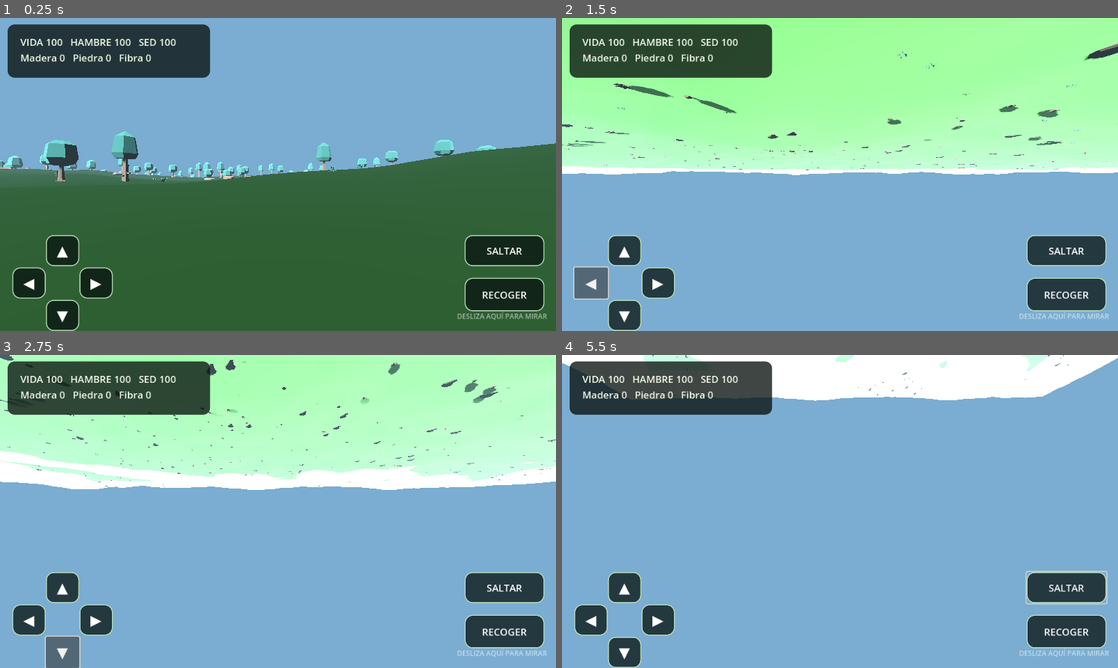
Above: before the commit, frames 1-4 (two rows, left to right).
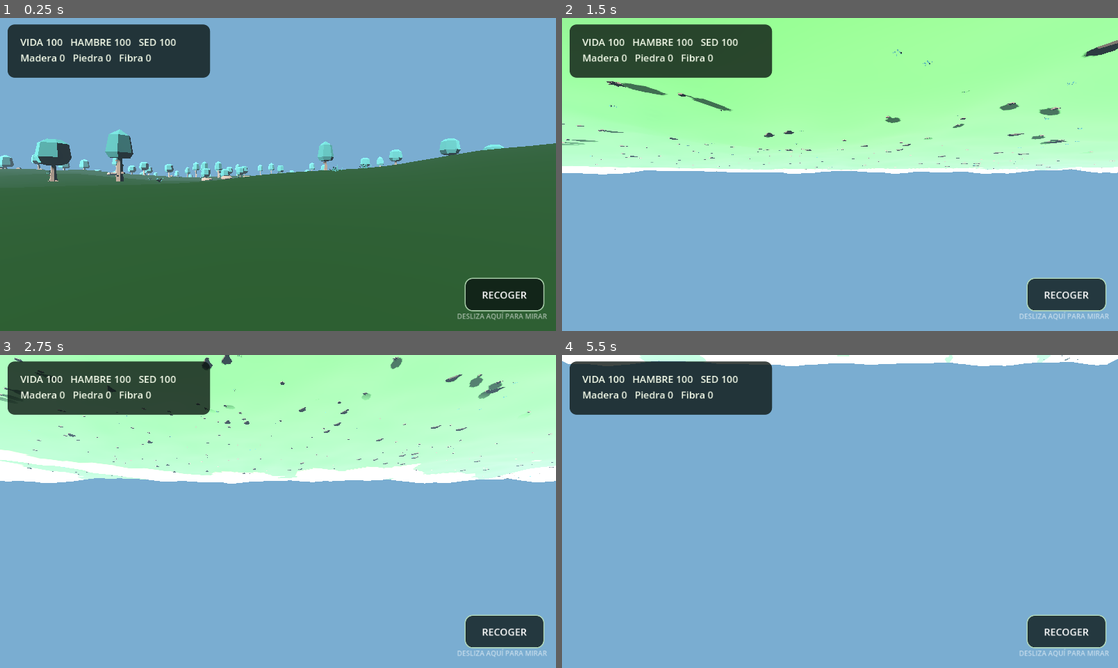
Above: after the commit, the same moments.

Repository: Alejandrokiriatos/rust-mobile-survival.-
Game: Godot game, scene res://scenes/main.tscn
Same seed, same stepped clock (60 frames per second), same inputs: the game is played once before the commit and once after it.
Inputs (mouse positions are in pixels of both pictures, inside the frame that each line leads up to):
- Up to frame 1 (0.25 s): no input
- Up to frame 2 (1.5 s): click (623, 249) at 0.5 s, where only the run before the commit has a clickable "▲"; click (589, 284) at 1.25 s, where only the run before the commit has a clickable "◀"
- Up to frame 3 (2.75 s): click (61, 652) at 2 s, where only the run before the commit has a clickable "▼"
- Up to frame 4 (5.5 s): click (656, 621) at 2.75 s, where only the run before the commit has a clickable "▶"; click (1067, 586) at 3.5 s, where only the run before the commit has a clickable "SALTAR"; move the mouse to (962, 495) at 4.27 s; hold D (move_right) 4.28-5 s; click (962, 495) at 4.42 s; tap Space (jump) at 4.52 s; drag from (728, 527) to (812, 574) at 5.02 s

The runs differ from the first frame. In frame 1, 6.0% of the frame differs, in the area x 0-100%, y 35-100%; in frame 2, 5.5%; in frame 3, 7.6%; in frame 4, 13%, in the area x 0-100%, y 0-100%.
Error after the commit: Invalid access to property or key 'set_mobile_action' on a base object of type 'CharacterBody3D (SurvivalPlayer)'. (res://scripts/world.gd:259)

Commit message:
Improve mobile first-person movement, multi-touch look and sprint

Diff:
--- a/scripts/player.gd
+++ b/scripts/player.gd
@@ -2,11 +2,17 @@
 class_name SurvivalPlayer
 
 @export var walk_speed := 5.2
+@export var sprint_speed := 7.0
 @export var jump_velocity := 4.2
-@export var look_sensitivity := 0.0035
+@export var look_sensitivity := 0.0032
+@export var ground_acceleration := 19.0
+@export var air_acceleration := 5.0
+
 var gravity: float = ProjectSettings.get_setting("physics/3d/default_gravity")
 var look_finger := -1
 var camera: Camera3D
+var joystick: MobileJoystick
+var sprinting := false
 var inventory := {"Madera": 0, "Piedra": 0, "Fibra": 0}
 var health := 100.0
 var hunger := 100.0
@@ -23,51 +29,56 @@
     add_child(collision)
     camera = Camera3D.new()
     camera.position = Vector3(0, 1.58, 0)
-    camera.fov = 78.0
-    camera.far = 240.0
+    camera.fov = 76.0
+    camera.far = 190.0
     camera.current = true
     add_child(camera)
-    floor_snap_length = 0.3
+    floor_snap_length = 0.35
+    floor_max_angle = deg_to_rad(48.0)
     add_to_group("player")
 
-func set_mobile_action(action: String, pressed: bool) -> void:
-    if not InputMap.has_action(action):
-        return
-    if pressed:
-        Input.action_press(action)
-    else:
-        Input.action_release(action)
+func set_sprinting(enabled: bool) -> void:
+    sprinting = enabled
 
 func _unhandled_input(event: InputEvent) -> void:
+    var viewport_size := get_viewport().get_visible_rect().size
     if event is InputEventScreenTouch:
         if event.pressed:
-            if event.position.x >= get_viewport().get_visible_rect().size.x * 0.38:
+            # La zona superior/derecha queda reservada para mirar; los botones inferiores no roban la cámara.
+            if event.position.x >= viewport_size.x * 0.48 and event.position.y < viewport_size.y * 0.72 and look_finger == -1:
                 look_finger = event.index
         elif event.index == look_finger:
             look_finger = -1
     elif event is InputEventScreenDrag and event.index == look_finger:
-        rotate_y(-event.relative.x * look_sensitivity)
-        camera.rotate_x(-event.relative.y * look_sensitivity)
-        camera.rotation.x = clamp(camera.rotation.x, -1.25, 1.25)
+        _apply_look(event.relative)
     elif event is InputEventMouseMotion and Input.mouse_mode == Input.MOUSE_MODE_CAPTURED:
-        rotate_y(-event.relative.x * look_sensitivity)
-        camera.rotate_x(-event.relative.y * look_sensitivity)
-        camera.rotation.x = clamp(camera.rotation.x, -1.25, 1.25)
+        _apply_look(event.relative)
+
+func _apply_look(relative: Vector2) -> void:
+    rotate_y(-relative.x * look_sensitivity)
+    camera.rotate_x(-relative.y * look_sensitivity)
+    camera.rotation.x = clampf(camera.rotation.x, deg_to_rad(-78.0), deg_to_rad(78.0))
 
 func _physics_process(delta: float) -> void:
     if not is_on_floor():
         velocity.y -= gravity * delta
     elif Input.is_action_just_pressed("jump"):
         velocity.y = jump_velocity
+
     var input_dir := Input.get_vector("move_left", "move_right", "move_forward", "move_back")
-    var direction := (transform.basis * Vector3(input_dir.x, 0, input_dir.y)).normalized()
-    if direction.length_squared() > 0.001:
-        velocity.x = direction.x * walk_speed
-        velocity.z = direction.z * walk_speed
-    else:
-        velocity.x = move_toward(velocity.x, 0, walk_speed * 7.0 * delta)
-        velocity.z = move_toward(velocity.z, 0, walk_speed * 7.0 * delta)
+    if is_instance_valid(joystick) and joystick.input_vector.length_squared() > 0.001:
+        input_dir = joystick.input_vector
+    input_dir = input_dir.limit_length(1.0)
+
+    var local_direction := Vector3(input_dir.x, 0.0, input_dir.y)
+    var direction := (global_transform.basis * local_direction).normalized()
+    var target_speed := sprint_speed if sprinting or Input.is_action_pressed("sprint") else walk_speed
+    var target_velocity := direction * target_speed
+    var acceleration := ground_acceleration if is_on_floor() else air_acceleration
+    velocity.x = move_toward(velocity.x, target_velocity.x, acceleration * delta)
+    velocity.z = move_toward(velocity.z, target_velocity.z, acceleration * delta)
     move_and_slide()
+
     hunger = maxf(0.0, hunger - delta * 0.025)
     thirst = maxf(0.0, thirst - delta * 0.04)
 
